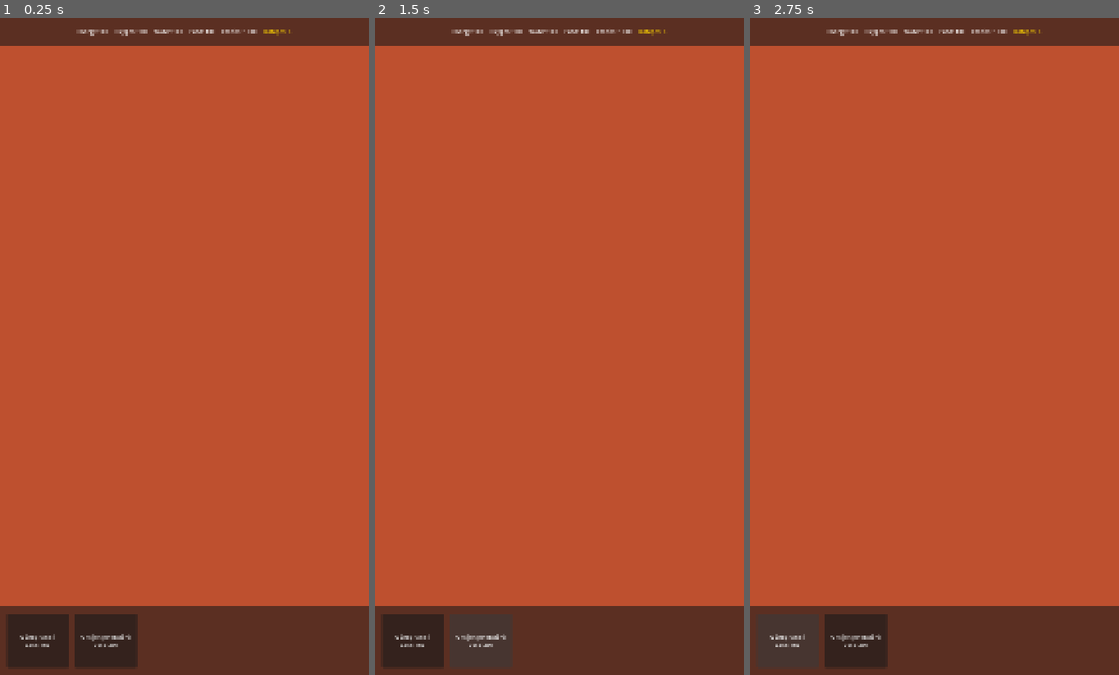
Above: before the commit, frames 1-3 (left to right).
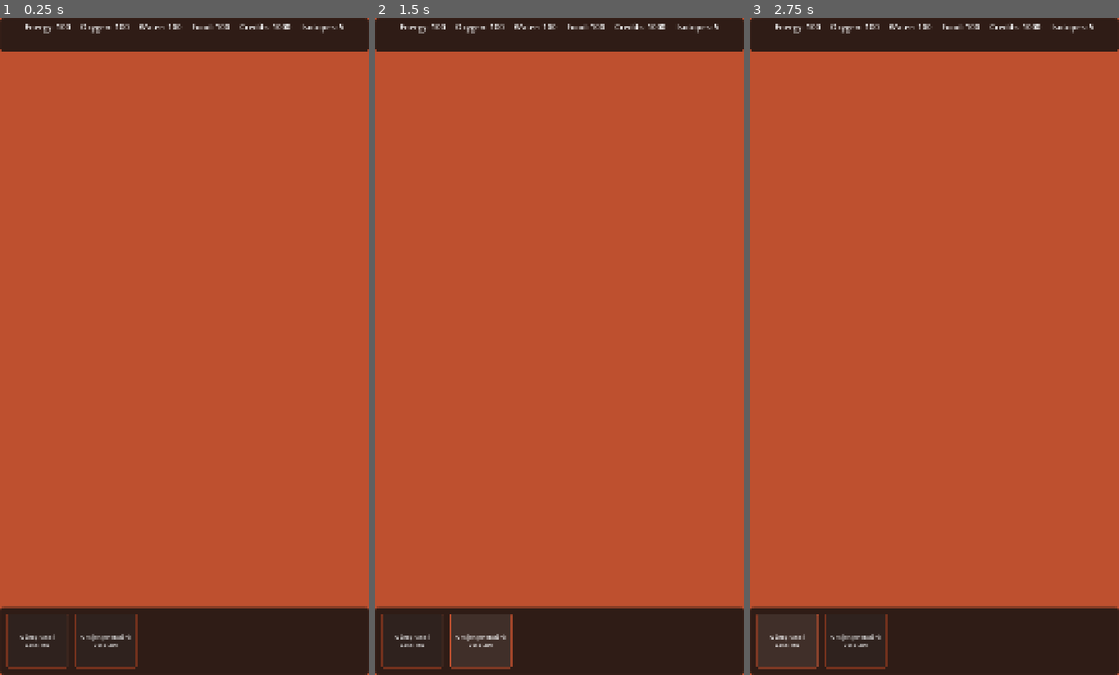
Above: after the commit, the same moments.

Repository: oguzkir/App-M
Game: Godot game, scene res://scenes/MainScene.tscn
The game is run twice, just before and just after one commit, with the same random seed, the same clock (stepped at 60 frames per second) and the same inputs.
Inputs:
- Up to frame 1 (0.25 s): no input
- Up to frame 2 (1.5 s): click "Güneş Paneli Cost: 150" at 0.5 s; click "Oksijen Jeneratörü Cost: 250" at 1.25 s
- Up to frame 3 (2.75 s): click "Güneş Paneli Cost: 150" at 2 s

The runs differ from the first frame. In frame 1, 13% of the frame differs, in the area x 0-100%, y 0-100%; in frame 2, 13%; in frame 3, 13%.

Commit message:
UI Overhaul: Implement Mars Theme and update TopBar, BuildMenu, and InfoPanel visuals

Diff:
--- a/scripts/BuildingInfoPanel.gd
+++ b/scripts/BuildingInfoPanel.gd
@@ -1,15 +1,15 @@
 extends CanvasLayer
 
-@onready var title = $ColorRect/VBoxContainer/Title
-@onready var status = $ColorRect/VBoxContainer/Status
-@onready var production = $ColorRect/VBoxContainer/ProductionLabel
-@onready var consumption = $ColorRect/VBoxContainer/ConsumptionLabel
-@onready var manager_label = $ColorRect/VBoxContainer/ManagerSection/Label
+@onready var title = $Panel/VBoxContainer/Title
+@onready var status = $Panel/VBoxContainer/Status
+@onready var production = $Panel/VBoxContainer/ProductionLabel
+@onready var consumption = $Panel/VBoxContainer/ConsumptionLabel
+@onready var manager_label = $Panel/VBoxContainer/ManagerSection/Label
 
 var current_building: Node2D
 
 func _ready():
-	$ColorRect/VBoxContainer/CloseButton.pressed.connect(hide_panel)
+	$Panel/VBoxContainer/CloseButton.pressed.connect(hide_panel)
 
 func show_building(building: Node2D):
 	current_building = building
--- a/scripts/TopBar.gd
+++ b/scripts/TopBar.gd
@@ -1,11 +1,11 @@
 extends CanvasLayer
 
-@onready var energy_label = $Panel/HBoxContainer/EnergyLabel
-@onready var oxygen_label = $Panel/HBoxContainer/OxygenLabel
-@onready var water_label = $Panel/HBoxContainer/WaterLabel
-@onready var food_label = $Panel/HBoxContainer/FoodLabel
-@onready var credits_label = $Panel/HBoxContainer/CreditsLabel
-@onready var crystals_label = $Panel/HBoxContainer/CrystalsLabel
+@onready var energy_label = $Panel/HFlowContainer/EnergyLabel
+@onready var oxygen_label = $Panel/HFlowContainer/OxygenLabel
+@onready var water_label = $Panel/HFlowContainer/WaterLabel
+@onready var food_label = $Panel/HFlowContainer/FoodLabel
+@onready var credits_label = $Panel/HFlowContainer/CreditsLabel
+@onready var crystals_label = $Panel/HFlowContainer/CrystalsLabel
 
 func _ready():
 	update_ui(EconomyManager.resources)
--- a/ui/BuildMenu.tscn
+++ b/ui/BuildMenu.tscn
@@ -1,6 +1,8 @@
 [gd_scene load_steps=2 format=3 uid="uid://build_menu"]
 
 [ext_resource type="Script" path="res://scripts/BuildMenu.gd" id="1_script"]
+
+[ext_resource type="Theme" uid="uid://mars_theme" path="res://ui/themes/MarsTheme.tres" id="2_theme"]
 
 [node name="BuildMenu" type="CanvasLayer"]
 script = ExtResource("1_script")
@@ -14,6 +16,7 @@
 offset_top = -200.0
 grow_horizontal = 2
 grow_vertical = 0
+theme = ExtResource("2_theme")
 
 [node name="ScrollContainer" type="ScrollContainer" parent="Panel"]
 layout_mode = 1
--- a/ui/BuildingInfoPanel.tscn
+++ b/ui/BuildingInfoPanel.tscn
@@ -1,12 +1,14 @@
 [gd_scene load_steps=2 format=3 uid="uid://building_info"]
 
 [ext_resource type="Script" path="res://scripts/BuildingInfoPanel.gd" id="1_script"]
+
+[ext_resource type="Theme" uid="uid://mars_theme" path="res://ui/themes/MarsTheme.tres" id="2_theme"]
 
 [node name="BuildingInfoPanel" type="CanvasLayer"]
 script = ExtResource("1_script")
 visible = false
 
-[node name="ColorRect" type="ColorRect" parent="."]
+[node name="Panel" type="Panel" parent="."]
 anchors_preset = 8
 anchor_left = 0.5
 anchor_top = 0.5
@@ -18,9 +20,9 @@
 offset_bottom = 300.0
 grow_horizontal = 2
 grow_vertical = 2
-color = Color(0.12, 0.12, 0.12, 0.9)
+theme = ExtResource("2_theme")
 
-[node name="VBoxContainer" type="VBoxContainer" parent="ColorRect"]
+[node name="VBoxContainer" type="VBoxContainer" parent="Panel"]
 layout_mode = 1
 anchors_preset = 15
 anchor_right = 1.0
@@ -33,40 +35,40 @@
 grow_vertical = 2
 theme_override_constants/separation = 15
 
-[node name="Title" type="Label" parent="ColorRect/VBoxContainer"]
+[node name="Title" type="Label" parent="Panel/VBoxContainer"]
 layout_mode = 2
 theme_override_font_sizes/font_size = 32
 text = "Building Name"
 horizontal_alignment = 1
 
-[node name="Status" type="Label" parent="ColorRect/VBoxContainer"]
+[node name="Status" type="Label" parent="Panel/VBoxContainer"]
 layout_mode = 2
 text = "Status: Operational"
 horizontal_alignment = 1
 
-[node name="HSeparator" type="HSeparator" parent="ColorRect/VBoxContainer"]
+[node name="HSeparator" type="HSeparator" parent="Panel/VBoxContainer"]
 layout_mode = 2
 
-[node name="ProductionLabel" type="Label" parent="ColorRect/VBoxContainer"]
+[node name="ProductionLabel" type="Label" parent="Panel/VBoxContainer"]
 layout_mode = 2
 text = "Production: +10 Energy"
 
-[node name="ConsumptionLabel" type="Label" parent="ColorRect/VBoxContainer"]
+[node name="ConsumptionLabel" type="Label" parent="Panel/VBoxContainer"]
 layout_mode = 2
 text = "Consumption: -2 Water"
 
-[node name="ManagerSection" type="VBoxContainer" parent="ColorRect/VBoxContainer"]
+[node name="ManagerSection" type="VBoxContainer" parent="Panel/VBoxContainer"]
 layout_mode = 2
 
-[node name="Label" type="Label" parent="ColorRect/VBoxContainer/ManagerSection"]
+[node name="Label" type="Label" parent="Panel/VBoxContainer/ManagerSection"]
 layout_mode = 2
 text = "Manager: None"
 
-[node name="AssignButton" type="Button" parent="ColorRect/VBoxContainer/ManagerSection"]
+[node name="AssignButton" type="Button" parent="Panel/VBoxContainer/ManagerSection"]
 layout_mode = 2
 text = "Assign Manager"
 
-[node name="CloseButton" type="Button" parent="ColorRect/VBoxContainer"]
+[node name="CloseButton" type="Button" parent="Panel/VBoxContainer"]
 layout_mode = 2
 size_flags_vertical = 10
 text = "Close"
--- a/ui/TopBar.tscn
+++ b/ui/TopBar.tscn
@@ -1,48 +1,55 @@
 [gd_scene load_steps=2 format=3 uid="uid://db5j1x6g4k8m4"]
 
 [ext_resource type="Script" path="res://scripts/TopBar.gd" id="1_script"]
+
+[ext_resource type="Theme" uid="uid://mars_theme" path="res://ui/themes/MarsTheme.tres" id="2_theme"]
 
 [node name="TopBar" type="CanvasLayer"]
 script = ExtResource("1_script")
 
 [node name="Panel" type="Panel" parent="."]
-custom_minimum_size = Vector2(0, 80)
+custom_minimum_size = Vector2(0, 100)
 anchors_preset = 10
 anchor_right = 1.0
-offset_bottom = 80.0
+offset_bottom = 100.0
 grow_horizontal = 2
+theme = ExtResource("2_theme")
 
-[node name="HBoxContainer" type="HBoxContainer" parent="Panel"]
+[node name="HFlowContainer" type="HFlowContainer" parent="Panel"]
 layout_mode = 1
 anchors_preset = 15
 anchor_right = 1.0
 anchor_bottom = 1.0
+offset_left = 20.0
+offset_top = 10.0
+offset_right = -20.0
+offset_bottom = -10.0
 grow_horizontal = 2
 grow_vertical = 2
 alignment = 1
-theme_override_constants/separation = 20
+theme_override_constants/h_separation = 30
+theme_override_constants/v_separation = 5
 
-[node name="EnergyLabel" type="Label" parent="Panel/HBoxContainer"]
+[node name="EnergyLabel" type="Label" parent="Panel/HFlowContainer"]
 layout_mode = 2
 text = "Energy: 100"
 
-[node name="OxygenLabel" type="Label" parent="Panel/HBoxContainer"]
+[node name="OxygenLabel" type="Label" parent="Panel/HFlowContainer"]
 layout_mode = 2
 text = "Oxygen: 100"
 
-[node name="WaterLabel" type="Label" parent="Panel/HBoxContainer"]
+[node name="WaterLabel" type="Label" parent="Panel/HFlowContainer"]
 layout_mode = 2
 text = "Water: 100"
 
-[node name="FoodLabel" type="Label" parent="Panel/HBoxContainer"]
+[node name="FoodLabel" type="Label" parent="Panel/HFlowContainer"]
 layout_mode = 2
 text = "Food: 100"
 
-[node name="CreditsLabel" type="Label" parent="Panel/HBoxContainer"]
+[node name="CreditsLabel" type="Label" parent="Panel/HFlowContainer"]
 layout_mode = 2
 text = "Credits: 500"
 
-[node name="CrystalsLabel" type="Label" parent="Panel/HBoxContainer"]
+[node name="CrystalsLabel" type="Label" parent="Panel/HFlowContainer"]
 layout_mode = 2
 text = "Isotopes: 5"
-theme_override_colors/font_color = Color(1, 0.843137, 0, 1)
--- /dev/null
+++ b/ui/themes/MarsTheme.tres
@@ -0,0 +1,45 @@
+[gd_resource type="Theme" load_steps=4 format=3 uid="uid://mars_theme"]
+
+[sub_resource type="StyleBoxFlat" id="StyleBoxFlat_Panel"]
+bg_color = Color(0.121569, 0.0901961, 0.0784314, 0.901961)
+border_width_left = 2
+border_width_top = 2
+border_width_right = 2
+border_width_bottom = 2
+border_color = Color(0.745098, 0.313726, 0.184314, 1)
+corner_radius_top_left = 8
+corner_radius_top_right = 8
+corner_radius_bottom_right = 8
+corner_radius_bottom_left = 8
+
+[sub_resource type="StyleBoxFlat" id="StyleBoxFlat_Button_Normal"]
+bg_color = Color(0.184314, 0.133333, 0.117647, 1)
+border_width_left = 1
+border_width_top = 1
+border_width_right = 1
+border_width_bottom = 1
+border_color = Color(0.466667, 0.196078, 0.113725, 1)
+corner_radius_top_left = 4
+corner_radius_top_right = 4
+corner_radius_bottom_right = 4
+corner_radius_bottom_left = 4
+
+[sub_resource type="StyleBoxFlat" id="StyleBoxFlat_Button_Hover"]
+bg_color = Color(0.25098, 0.184314, 0.160784, 1)
+border_width_left = 2
+border_width_top = 2
+border_width_right = 2
+border_width_bottom = 2
+border_color = Color(0.745098, 0.313726, 0.184314, 1)
+corner_radius_top_left = 4
+corner_radius_top_right = 4
+corner_radius_bottom_right = 4
+corner_radius_bottom_left = 4
+
+[resource]
+Button/styles/hover = SubResource("StyleBoxFlat_Button_Hover")
+Button/styles/normal = SubResource("StyleBoxFlat_Button_Normal")
+Button/styles/pressed = SubResource("StyleBoxFlat_Button_Hover")
+Panel/styles/panel = SubResource("StyleBoxFlat_Panel")
+Label/colors/font_color = Color(0.941176, 0.941176, 0.941176, 1)
+Label/font_sizes/font_size = 24
Binary file added: image.png
